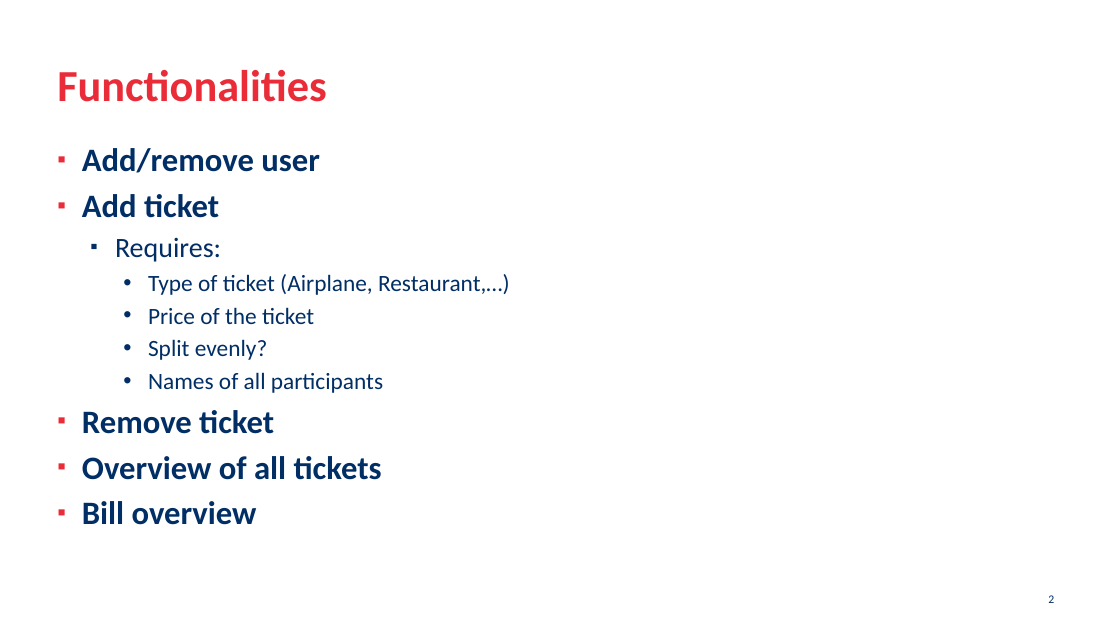
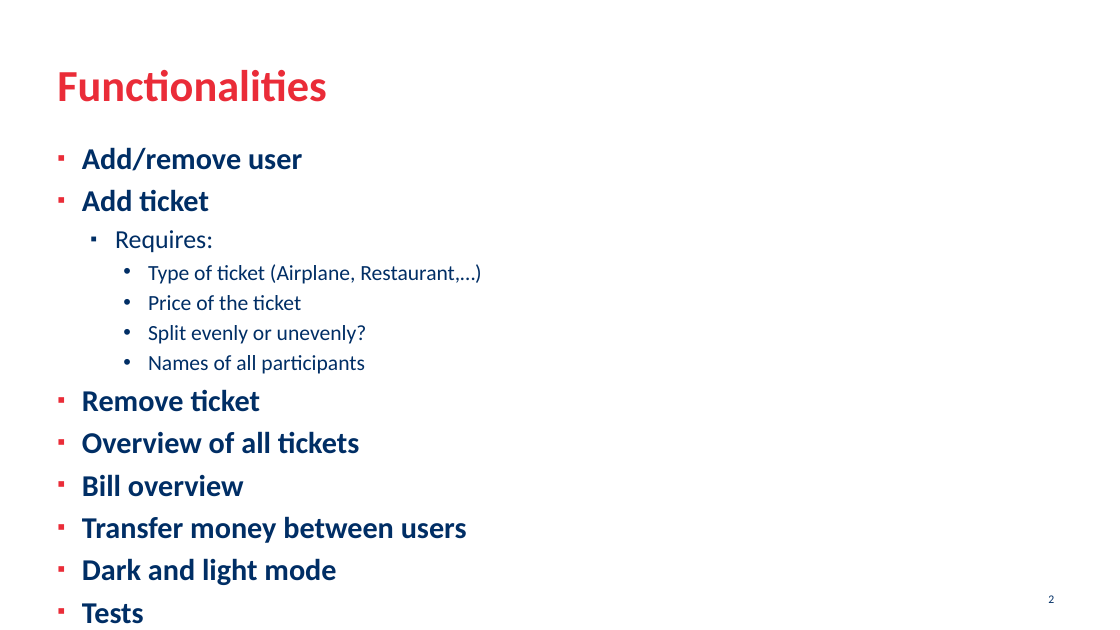
Before and after one commit to Wocco/MoneyTracker, a slide deck: slide 2 of moneytracker_presentation.pptx. Drawn at 1120x630 pixels with LibreOffice and Linux fonts; fonts in the diff are those of the drawing; background and template pictures are left out. Boxes give left, top, right and bottom in pixels: in the first picture for what was removed or moved away, otherwise in the second. Text is boxed around its words. In the diff, an @@ line names an element or a change of style, - is before the commit and + after.

```diff
--- a/moneytracker_presentation.pptx
+++ b/moneytracker_presentation.pptx
@@ text at (82,147,481,497): size 28 to 25.9 pt in "Add/remove user", "Add ticket", "Remove ticket", "Overview of all tickets" and 1 more places; size 24 to 22.2 pt in "Requires:"; size 20 to 18.5 pt in "Type of ticket (Airplane, Restaurant,…)", "Price of the ticket", "Names of all participants" @@
@@ text at (148,325,367,344): text changed; size 20 to 18.5 pt @@
-    • Split evenly?
+    • Split evenly or unevenly?
@@ text at (82,516,467,585): paragraphs added @@
+▪ Transfer money between users
+▪ Dark and light mode
+▪ Tests
```
Also in this commit, not shown: 4 other slides changed, 2 slides added.
